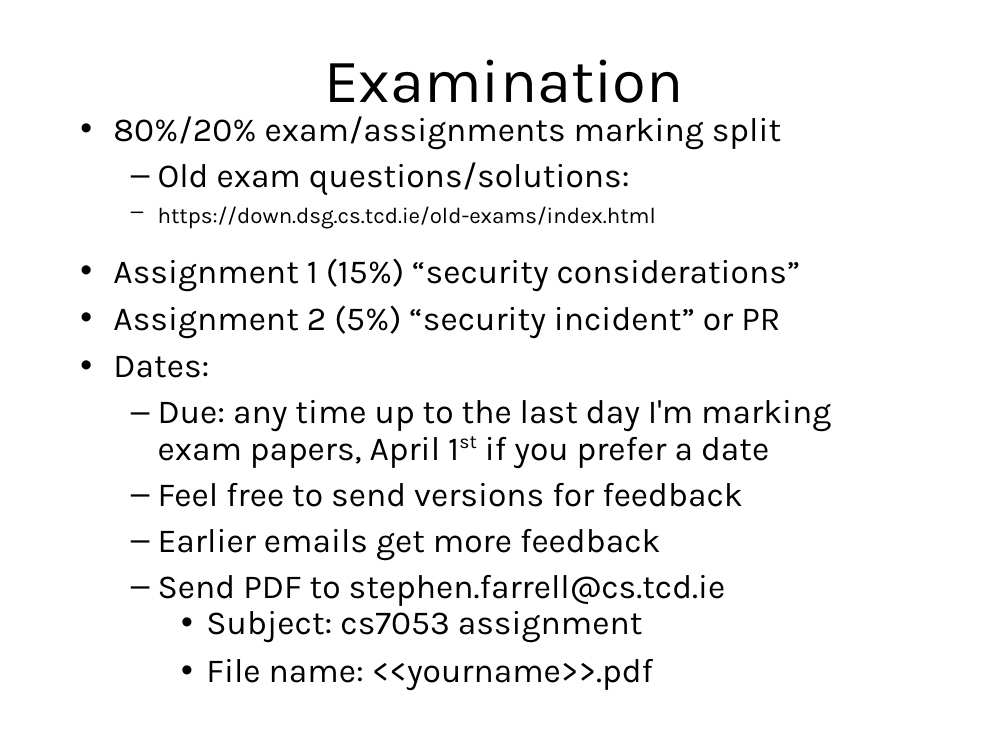
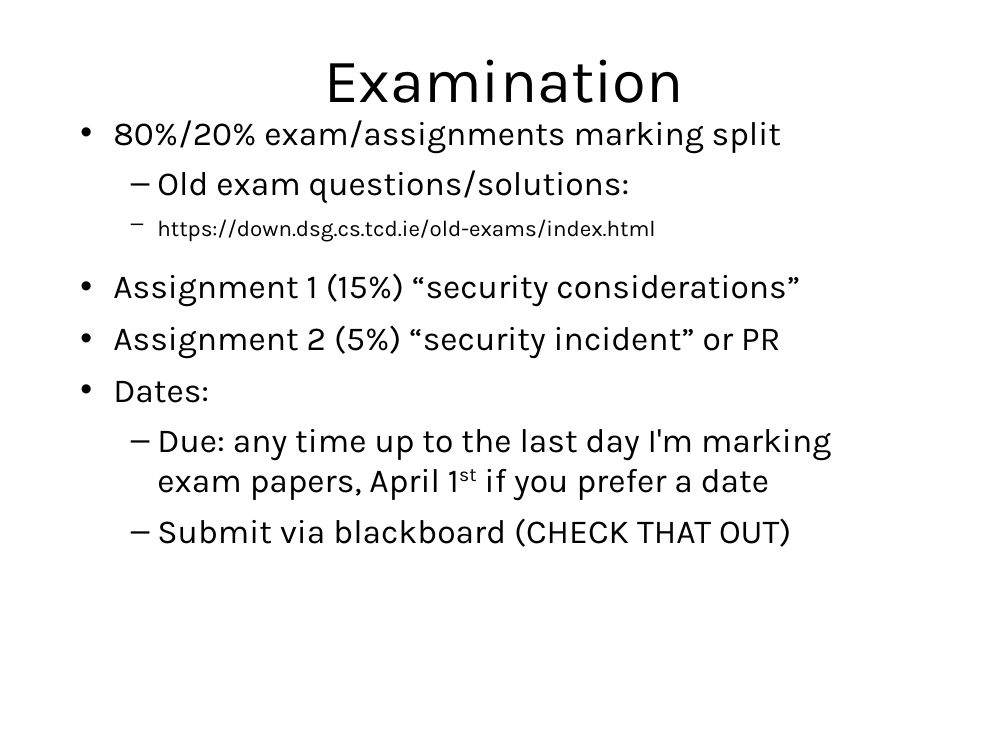
Before and after one commit to sftcd/cs7053, a slide deck: slide 3 of 2016lectures/01-intro.ppt. Drawn at 1008x756 pixels with LibreOffice and Linux fonts; fonts in the diff are those of the drawing. Boxes give left, top, right and bottom in pixels: in the first picture for what was removed or moved away, otherwise in the second. Text is boxed around its words. In the diff, an @@ line names an element or a change of style, - is before the commit and + after.

```diff
--- a/2016lectures/01-intro.ppt
+++ b/2016lectures/01-intro.ppt
@@ text at (113, 120, 831, 501): line spacing 0.8 to 0.9; indent changed; line spacing 0.9 to 1 @@
@@ text at (157, 518, 791, 547): text changed @@
-  – Feel free to send versions for feedback
-  – Earlier emails get more feedback
-  – Send PDF to stephen.farrell@cs.tcd.ie
-    • Subject: cs7053 assignment
-    • File name: <<yourname>>.pdf
+  – Submit via blackboard (CHECK THAT OUT)
```
Also in this commit, not shown: 10 other slides changed, 2 other files.
